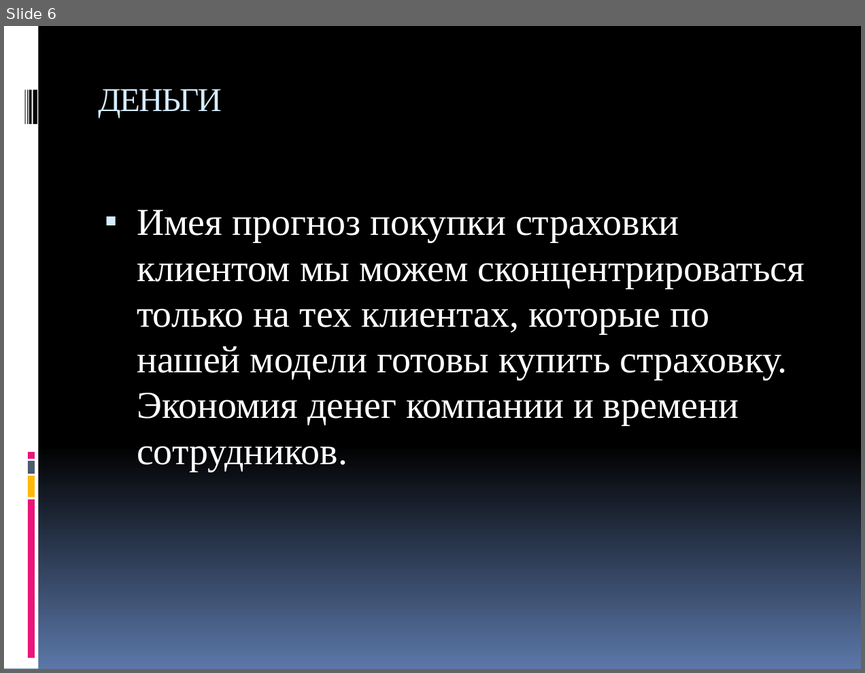
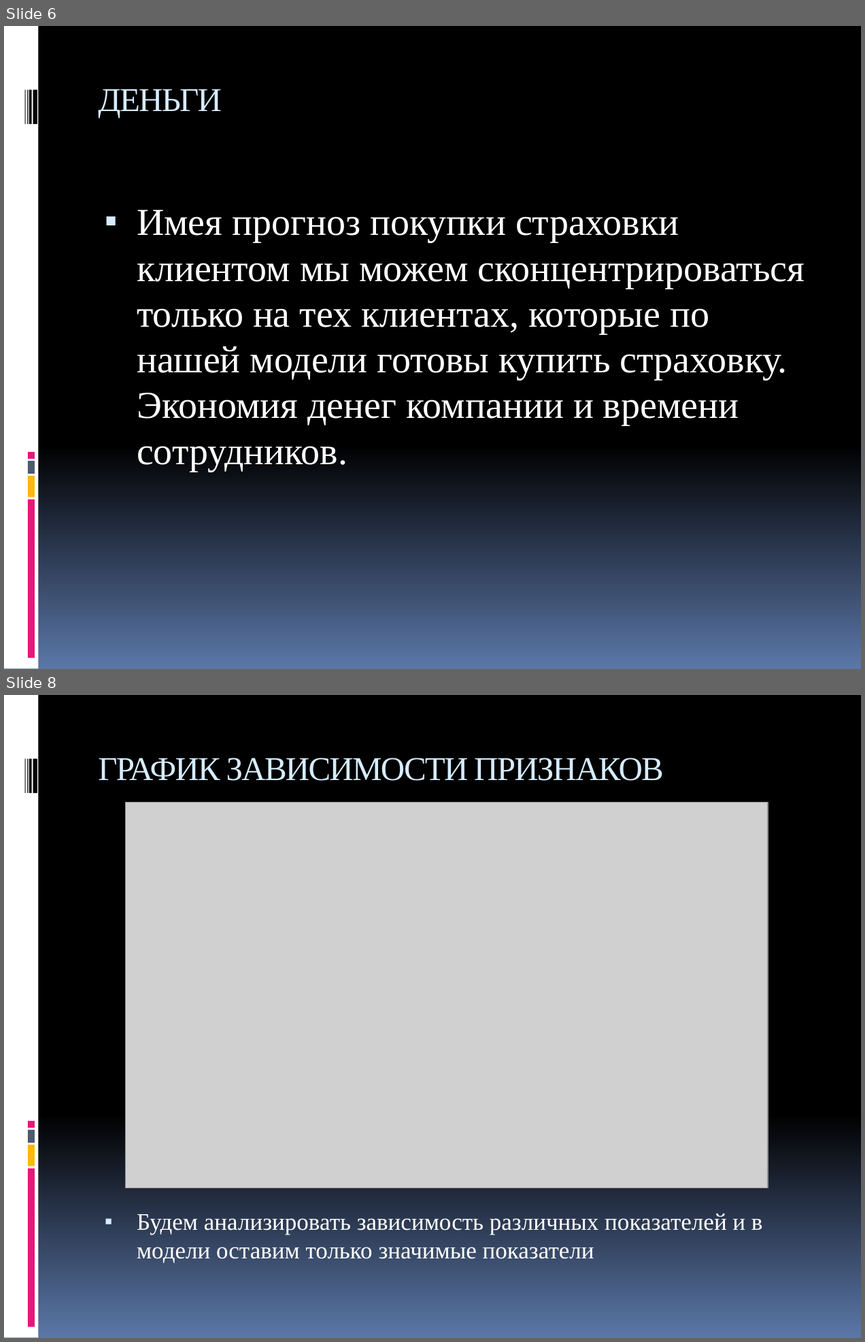
Before and after one commit to ARIV2019/final-project-, a slide deck: Анализ холодных звонков.pptx. Shown one above the other, each under a label of ours: slide 6 before the commit, slides 6 and 8 after it; the slides between them are not shown. The pictures are 865x673 and 865x1342 pixels, drawn with LibreOffice and Linux fonts; fonts in the diff are those of the drawing; grey boxes stand for pictures. Boxes give left, top, right and bottom in pixels: in the first picture for what was removed or moved away, otherwise in the second. Text is boxed around its words. In the diff, an @@ line names an element or a change of style, - is before the commit and + after.

```diff
--- a/Анализ холодных звонков.pptx
+++ b/Анализ холодных звонков.pptx
@@ slide 8 added at (x1=4, y1=695, x2=861, y2=1338), background gradient #000000 to #5B77A8; not listed: 9 template elements that a slide beside it also shows @@
@@ title added at (x1=98, y1=758, x2=664, y2=781), 28 pt, text #D6ECFF @@
+ГРАФИК ЗАВИСИМОСТИ ПРИЗНАКОВ
@@ picture added at (x1=126, y1=802, x2=768, y2=1187) @@
@@ text added at (x1=137, y1=1213, x2=763, y2=1263), 20 pt, text #FFFFFF @@
+▪ Будем анализировать зависимость различных показателей и в модели оставим только значимые показатели
```
Also in this commit, not shown: 3 slides changed, 1 other slide added, 1 slide removed, 1 other file.
